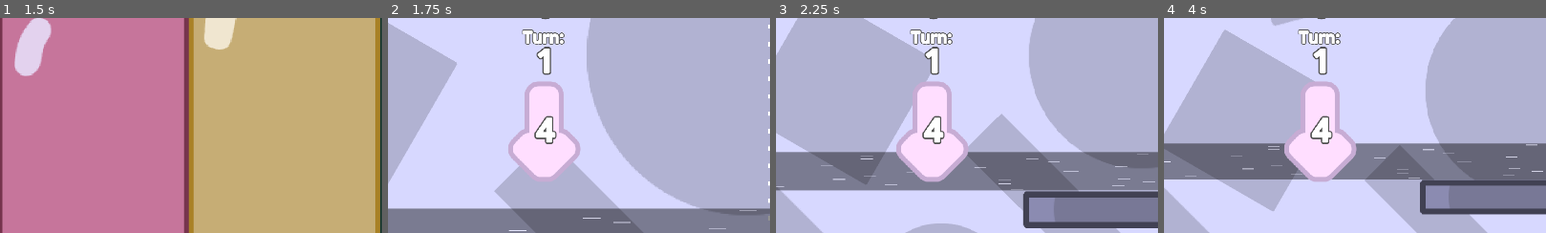
Above: before the commit, frames 1-4 (left to right).
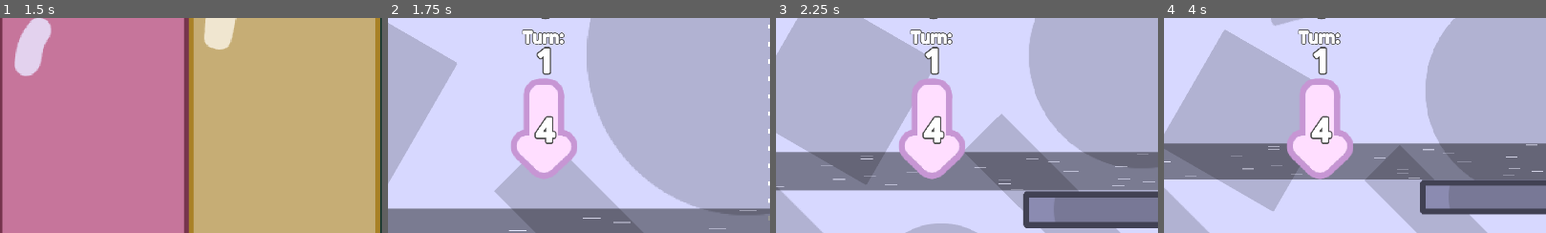
Above: after the commit, the same moments.

Repository: nullishew/game-jam-palindome
Game: Godot game, scene res://scenes/menu.tscn
Same seed, same stepped clock (60 frames per second), same inputs: the game is played once before the commit and once after it.
Inputs (mouse positions are % of the whole screen's width and height, from its top left):
- Up to frame 1 (1.5 s): click "Start" at 0.5 s; click "Start" at 1.25 s
- Up to frame 2 (1.75 s): no input
- Up to frame 3 (2.25 s): move the mouse to (72, 45) at 2.02 s; hold Right (move_piece_right) from 2.03 s (still down); tap Space (drop_piece) at 2.1 s; click (72, 45) at 2.17 s
- Up to frame 4 (4 s): move the mouse to (30, 55) at 2.77 s; release Right (move_piece_right) at 2.78 s; hold Left (move_piece_left) 2.78-3.53 s; tap Tab (hold_piece) at 2.85 s; move the mouse to (60, 28) at 3.52 s; hold Right (move_piece_right) from 3.53 s (still down); tap Space (drop_piece) at 3.6 s
The pictures show only the part of the screen within x 0-50%, y 50-100%; the shares and areas given below are measured in that part.

Frame 1 is identical in both runs. In frame 2, 1.2% of the frame differs, in the area x 31-51%, y 28-75%; in frame 3, 1.5%, in the area x 31-51%, y 28-77%; in frame 4, 1.5%.

Commit message:
converted gravity arrow unicode indicator to a vector icon with a shader border

Diff:
--- a/scenes/hud.tscn
+++ b/scenes/hud.tscn
@@ -4,20 +4,100 @@
 [ext_resource type="StyleBox" uid="uid://cwdodvie5dijm" path="res://resources/menu_button_ui/menu_button_normal_stylebox.tres" id="3_5pdws"]
 [ext_resource type="Texture2D" uid="uid://bdprmv1mlcai2" path="res://assets/ui/slot_ui.png" id="3_5ysmq"]
 [ext_resource type="StyleBox" uid="uid://bhn1p5jywhewd" path="res://resources/menu_button_ui/menu_button_pressed_stylebox.tres" id="4_hd3ao"]
+[ext_resource type="Texture2D" uid="uid://q1cfjd6yvfcl" path="res://assets/ui/arrow_icon.png" id="4_mphia"]
 [ext_resource type="StyleBox" uid="uid://7d3xxgifanaf" path="res://resources/menu_button_ui/menu_button_hover_stylebox.tres" id="5_0i1j5"]
 [ext_resource type="StyleBox" uid="uid://djikl8q0utpmy" path="res://resources/menu_button_ui/menu_button_disabled_stylebox.tres" id="6_mphia"]
 [ext_resource type="StyleBox" uid="uid://b4r18fogvaykm" path="res://resources/menu_button_ui/menu_button_focus_stylebox.tres" id="7_0m4u7"]
 
-[node name="HUD" type="CanvasLayer" unique_id=827572359 node_paths=PackedStringArray("next_piece_uis", "hold_slot_ui", "score_label", "turn_count_label", "invert_count_label", "invert_arrow_container", "invert_arrow", "invert_arrow_border", "pause_button")]
+[sub_resource type="Shader" id="Shader_hd3ao"]
+code = "shader_type canvas_item;
+
+uniform vec4 outline_color : source_color =
+	vec4(0.0, 0.0, 0.0, 1.0);
+
+uniform float outline_size = 8.0;
+uniform float edge_softness = 1.5;
+
+varying vec4 modulate_color;
+
+void vertex() {
+	modulate_color = COLOR;
+}
+
+void fragment() {
+
+	vec4 tex = texture(TEXTURE, UV);
+
+	vec4 icon = tex * modulate_color;
+
+	float center_alpha = tex.a;
+
+	// Find nearest edge distance (brute-force SDF approximation)
+	float min_dist = outline_size + 1.0;
+
+	int radius = int(ceil(outline_size));
+
+	for (int x = -radius; x <= radius; x++) {
+		for (int y = -radius; y <= radius; y++) {
+
+			vec2 offset = vec2(float(x), float(y));
+			float dist = length(offset);
+
+			if (dist > outline_size)
+				continue;
+
+			vec2 sample_uv = UV + offset * TEXTURE_PIXEL_SIZE;
+
+			float sample_alpha = texture(TEXTURE, sample_uv).a;
+
+			if (sample_alpha > 0.001) {
+				min_dist = min(min_dist, dist - sample_alpha);
+			}
+		}
+	}
+
+	// Soft falloff at outer edge
+	float outer = 1.0 - smoothstep(
+		outline_size - edge_softness,
+		outline_size,
+		min_dist
+	);
+
+	outer *= (1.0 - center_alpha);
+
+	vec4 border = outline_color * modulate_color;
+
+	// --- Proper alpha compositing (NO max()) ---
+
+	float outline_a = outer * border.a;
+
+	float final_a =
+		outline_a + icon.a * (1.0 - outline_a);
+
+	vec3 final_rgb =
+		(border.rgb * outline_a * (1.0 - icon.a)) +
+		(icon.rgb * icon.a);
+
+	final_rgb /= max(final_a, 0.0001);
+
+	COLOR = vec4(final_rgb, final_a);
+}"
+
+[sub_resource type="ShaderMaterial" id="ShaderMaterial_0i1j5"]
+shader = SubResource("Shader_hd3ao")
+shader_parameter/outline_color = Color(0.78039217, 0.6745098, 0.83137256, 1)
+shader_parameter/outline_size = 8.0
+shader_parameter/edge_softness = 1.5
+
+[node name="HUD" type="CanvasLayer" unique_id=827572359 node_paths=PackedStringArray("next_piece_uis", "hold_slot_ui", "score_label", "turn_count_label", "invert_count_label", "gravity_arrow_animatable_container", "gravity_arrow_texture", "pause_button")]
 script = ExtResource("1_oo0fn")
 next_piece_uis = [NodePath("MarginContainer/Control/Queue VBoxContainer/Queue Slot 1/MarginContainer/TextureRect"), Nod …(290 unchanged characters)…
 hold_slot_ui = NodePath("MarginContainer/Left VBoxContainer/Hold VBoxContainer/Hold Slot/MarginContainer/TextureRect")
 score_label = NodePath("MarginContainer3/Control/Data VBoxContainer/VBoxContainer/Score VBoxContainer/Score Label")
 turn_count_label = NodePath("MarginContainer3/Control/Data VBoxContainer/VBoxContainer/Turn Count VBoxContainer/Turn Label")
-invert_count_label = NodePath("MarginContainer/Left VBoxContainer/Invert HBoxContainer/Control/Invert Count Label")
-invert_arrow_container = NodePath("MarginContainer/Left VBoxContainer/Invert HBoxContainer/Control/Invert Arrow Animatable Container")
-invert_arrow = NodePath("MarginContainer/Left VBoxContainer/Invert HBoxContainer/Control/Invert Arrow Animatable Container/Invert Arrow Label")
-invert_arrow_border = NodePath("MarginContainer/Left VBoxContainer/Invert HBoxContainer/Control/Invert Arrow Animatable Container/Invert Arrow Border Label")
+invert_count_label = NodePath("MarginContainer/Left VBoxContainer/Gravity Arrow HBoxContainer/Control/Invert Count Label")
+gravity_arrow_animatable_container = NodePath("MarginContainer/Left VBoxContainer/Gravity Arrow HBoxContainer/Control/Gravity Arrow Animatable Container")
+gravity_arrow_texture = NodePath("MarginContainer/Left VBoxContainer/Gravity Arrow HBoxContainer/Control/Gravity Arrow Animatable Container/Gravity Arrow TextureRect")
 arrow_color = Color(1, 0.87058824, 1, 1)
 arrow_border_color = Color(0.78039217, 0.6745098, 0.83137256, 1)
 invert_arrow_color = Color(1, 0.58431375, 0.6901961, 1)
@@ -193,15 +273,15 @@
 layout_mode = 2
 expand_mode = 3
 
-[node name="Invert HBoxContainer" type="HBoxContainer" parent="MarginContainer/Left VBoxContainer" unique_id=2025249641]
+[node name="Gravity Arrow HBoxContainer" type="HBoxContainer" parent="MarginContainer/Left VBoxContainer" unique_id=2025249641]
 layout_mode = 2
 alignment = 1
 
-[node name="Control" type="Control" parent="MarginContainer/Left VBoxContainer/Invert HBoxContainer" unique_id=1963236552]
+[node name="Control" type="Control" parent="MarginContainer/Left VBoxContainer/Gravity Arrow HBoxContainer" unique_id=1963236552]
 custom_minimum_size = Vector2(0, 220)
 layout_mode = 2
 
-[node name="Invert Arrow Animatable Container" type="Control" parent="MarginContainer/Left VBoxContainer/Invert HBoxContainer/Control" unique_id=1319395094]
+[node name="Gravity Arrow Animatable Container" type="Control" parent="MarginContainer/Left VBoxContainer/Gravity Arrow HBoxContainer/Control" unique_id=1319395094]
 anchors_preset = 0
 offset_left = -4.0
 offset_right = -4.0
@@ -210,37 +290,24 @@
 grow_vertical = 2
 pivot_offset = Vector2(0, 125)
 
-[node name="Invert Arrow Border Label" type="Label" parent="MarginContainer/Left VBoxContainer/Invert HBoxContainer/Control/Invert Arrow Animatable Container" unique_id=404238227]
-self_modulate = Color(0.78039217, 0.6745098, 0.83137256, 1)
-layout_mode = 1
-anchors_preset = 15
-anchor_right = 1.0
-anchor_bottom = 1.0
-grow_horizontal = 2
-grow_vertical = 2
-pivot_offset = Vector2(128, 185)
-theme_override_colors/font_outline_color = Color(1, 1, 1, 1)
-theme_override_constants/outline_size = 138
-theme_override_font_sizes/font_size = 250
-text = "↓"
-horizontal_alignment = 1
-
-[node name="Invert Arrow Label" type="Label" parent="MarginContainer/Left VBoxContainer/Invert HBoxContainer/Control/Invert Arrow Animatable Container" unique_id=1057244648]
+[node name="Gravity Arrow TextureRect" type="TextureRect" parent="MarginContainer/Left VBoxContainer/Gravity Arrow HBoxContainer/Control/Gravity Arrow Animatable Container" unique_id=244345474]
 self_modulate = Color(1, 0.87058824, 1, 1)
-layout_mode = 1
-anchors_preset = 15
-anchor_right = 1.0
-anchor_bottom = 1.0
-grow_horizontal = 2
-grow_vertical = 2
-pivot_offset = Vector2(128, 185)
-theme_override_colors/font_outline_color = Color(1, 1, 1, 1)
-theme_override_constants/outline_size = 90
-theme_override_font_sizes/font_size = 250
-text = "↓"
-horizontal_alignment = 1
-
-[node name="Invert Count Label" type="Label" parent="MarginContainer/Left VBoxContainer/Invert HBoxContainer/Control" unique_id=372096907]
+material = SubResource("ShaderMaterial_0i1j5")
+layout_mode = 1
+anchors_preset = 8
+anchor_left = 0.5
+anchor_top = 0.5
+anchor_right = 0.5
+anchor_bottom = 0.5
+offset_left = -128.0
+offset_top = -128.0
+offset_right = 128.0
+offset_bottom = 128.0
+grow_horizontal = 2
+grow_vertical = 2
+texture = ExtResource("4_mphia")
+
+[node name="Invert Count Label" type="Label" parent="MarginContainer/Left VBoxContainer/Gravity Arrow HBoxContainer/Control" unique_id=372096907]
 layout_mode = 1
 anchors_preset = 8
 anchor_left = 0.5
--- a/scripts/features/hud.gd
+++ b/scripts/features/hud.gd
@@ -6,11 +6,10 @@
 
 @export var score_label: Label
 @export var turn_count_label: Label
+@export var invert_count_label: Label
 
-@export var invert_count_label: Label
-@export var invert_arrow_container: Control
-@export var invert_arrow: Control
-@export var invert_arrow_border: Control
+@export var gravity_arrow_animatable_container: Control
+@export var gravity_arrow_texture: TextureRect
 
 @export var arrow_color: Color
 @export var arrow_border_color: Color
@@ -30,19 +29,20 @@
 
 			var target_rotation = [0, PI][int(is_gravity_inverted)]
 			var tween = create_tween()
-			tween.tween_property(invert_arrow_container, "rotation", target_rotation, 0.5)
+			tween.tween_property(gravity_arrow_animatable_container, "rotation", target_rotation, 0.5)
 
-			invert_arrow.self_modulate = invert_arrow_color
-			invert_arrow_border.self_modulate = invert_arrow_border_color
+			gravity_arrow_texture.self_modulate = invert_arrow_color
+			var shader: ShaderMaterial = gravity_arrow_texture.material
+			shader.set_shader_parameter("outline_color", invert_arrow_border_color)
 
 	)
 	GameManager.invert_state_exited.connect(
 		func():
 			invert_count_label.self_modulate = Color(1, 1, 1, 1)
 
-			invert_arrow.self_modulate = arrow_color
-			invert_arrow_border.self_modulate = arrow_border_color
-
+			gravity_arrow_texture.self_modulate = arrow_color
+			var shader: ShaderMaterial = gravity_arrow_texture.material
+			shader.set_shader_parameter("outline_color", arrow_border_color)
 	)
 	GameManager.turn_started.connect(_on_turn_started)
 	GameManager.score_updated.connect(_on_score_updated)
--- /dev/null
+++ b/scripts/features/ui_icon_border_shader.gdshader
@@ -0,0 +1,72 @@
+shader_type canvas_item;
+
+uniform vec4 outline_color : source_color =
+	vec4(0.0, 0.0, 0.0, 1.0);
+
+uniform float outline_size = 8.0;
+uniform float edge_softness = 1.5;
+
+varying vec4 modulate_color;
+
+void vertex() {
+	modulate_color = COLOR;
+}
+
+void fragment() {
+
+	vec4 tex = texture(TEXTURE, UV);
+
+	vec4 icon = tex * modulate_color;
+
+	float center_alpha = tex.a;
+
+	// Find nearest edge distance (brute-force SDF approximation)
+	float min_dist = outline_size + 1.0;
+
+	int radius = int(ceil(outline_size));
+
+	for (int x = -radius; x <= radius; x++) {
+		for (int y = -radius; y <= radius; y++) {
+
+			vec2 offset = vec2(float(x), float(y));
+			float dist = length(offset);
+
+			if (dist > outline_size)
+				continue;
+
+			vec2 sample_uv = UV + offset * TEXTURE_PIXEL_SIZE;
+
+			float sample_alpha = texture(TEXTURE, sample_uv).a;
+
+			if (sample_alpha > 0.001) {
+				min_dist = min(min_dist, dist - sample_alpha);
+			}
+		}
+	}
+
+	// Soft falloff at outer edge
+	float outer = 1.0 - smoothstep(
+		outline_size - edge_softness,
+		outline_size,
+		min_dist
+	);
+
+	outer *= (1.0 - center_alpha);
+
+	vec4 border = outline_color * modulate_color;
+
+	// --- Proper alpha compositing (NO max()) ---
+
+	float outline_a = outer * border.a;
+
+	float final_a =
+		outline_a + icon.a * (1.0 - outline_a);
+
+	vec3 final_rgb =
+		(border.rgb * outline_a * (1.0 - icon.a)) +
+		(icon.rgb * icon.a);
+
+	final_rgb /= max(final_a, 0.0001);
+
+	COLOR = vec4(final_rgb, final_a);
+}
Binary file added: assets/ui/arrow_icon.png
Not shown, added: assets/ui/arrow_icon.png.import
Not shown, added: scripts/features/ui_icon_border_shader.gdshader.uid
